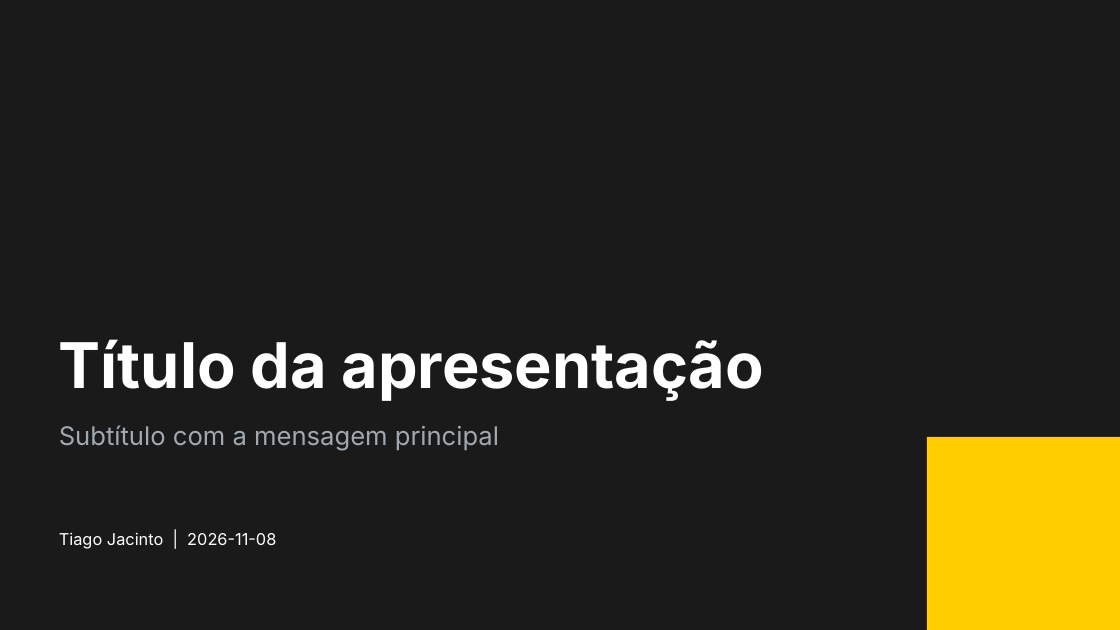
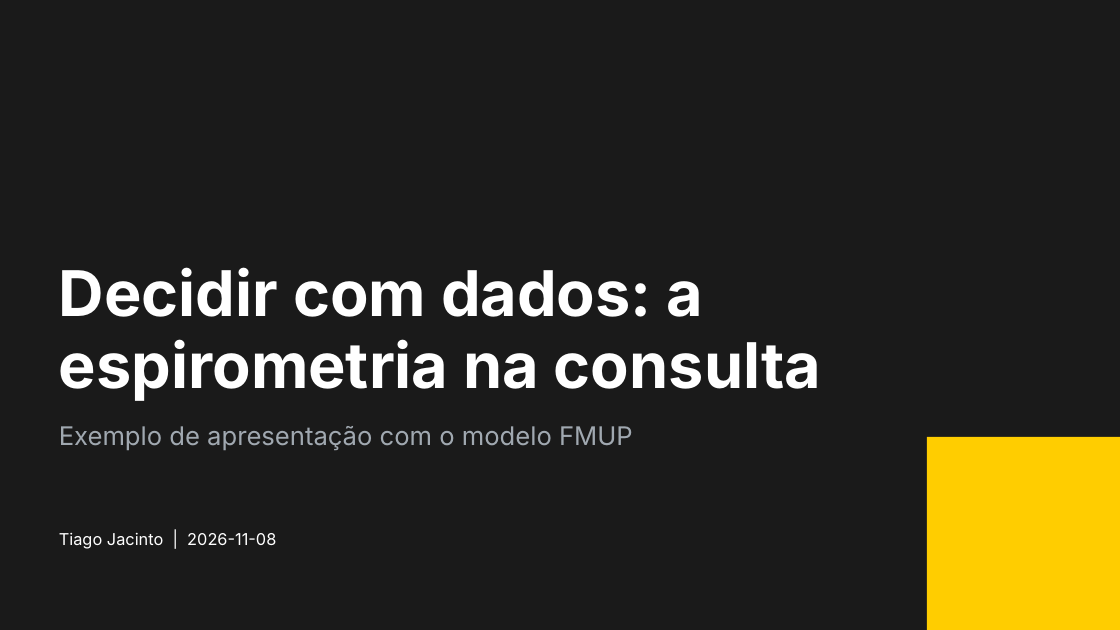
Before and after one commit to tiagojct/quarto-fmup, a slide deck: slide 1 of pptx/fmup-exemplo.pptx. Drawn at 1120x630 pixels with LibreOffice and Linux fonts; fonts in the diff are those of the drawing; background and template pictures are left out. Boxes give left, top, right and bottom in pixels: in the first picture for what was removed or moved away, otherwise in the second. Text is boxed around its words. In the diff, an @@ line names an element or a change of style, - is before the commit and + after.

```diff
--- a/pptx/fmup-exemplo.pptx
+++ b/pptx/fmup-exemplo.pptx
@@ title at (x1=59, y1=267, x2=821, y2=401): text changed @@
-Título da apresentação
+Decidir com dados: a espirometria na consulta
@@ text at (x1=59, y1=426, x2=633, y2=450): text changed @@
-Subtítulo com a mensagem principal
+Exemplo de apresentação com o modelo FMUP
```
Also in this commit, not shown: 9 other slides changed, 8 slides added, 2 slides removed, 5 other files.
